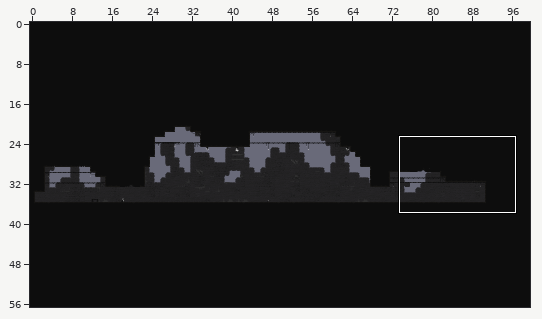
LDtk project, stored at Assets/4. Sprites/KJH/LDTK.ldtk. The picture above shows the old version from afar; the outline marks the close-up.
Close-up. Before the commit:
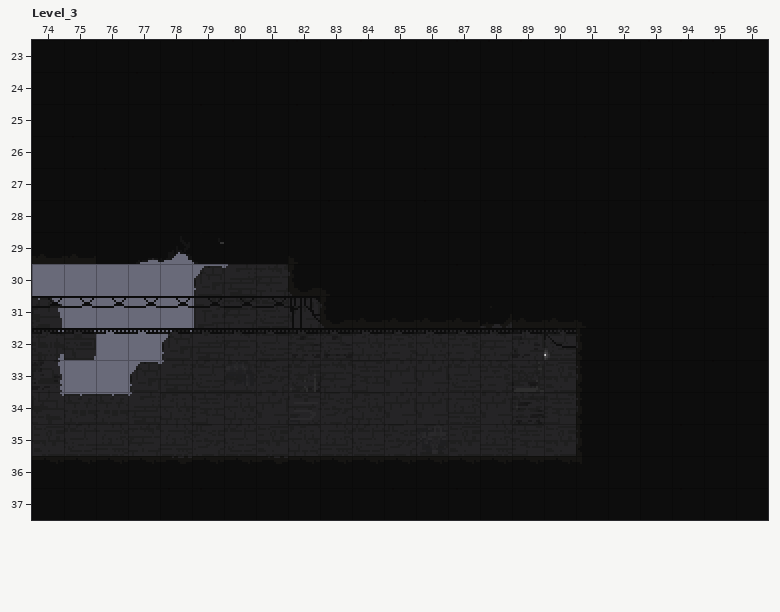
Cells are 16x16 px. Shown: Level_3 x 74..96, y 23..37.
The result:
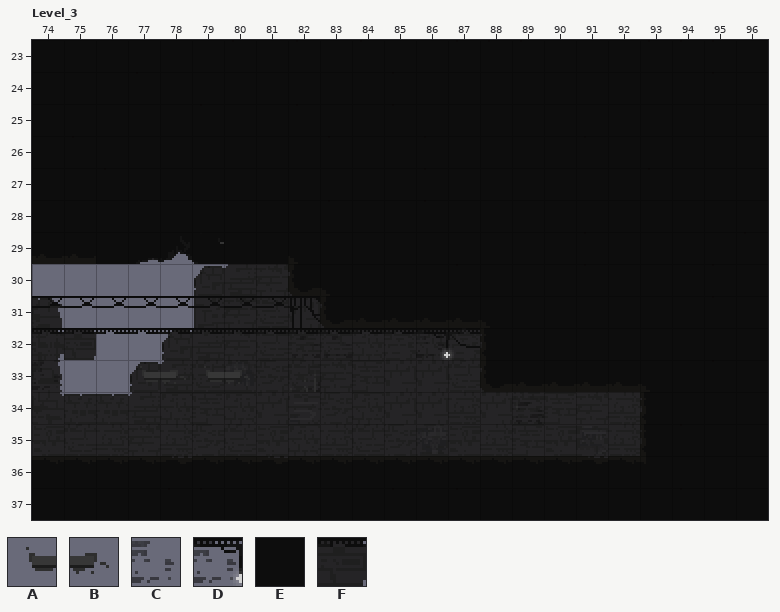
Key: from "DARK_Edition_Tileset": A 151, B 152, C 214, D 214 under 77; from "Ground": E 1 "Ground"; from "Wires": F 1 "Top".
_ is an empty cell.
Tiles replaced or removed in this view: C, E, F.
The edit:
Changed rows in their new state; . is an unchanged cell.
Layer "Tile":
first column x 77:
32 .........D.._
33 ABAB.........
Layer "Wires":
first column x 88:
32 ___
Layer "Ground":
first column x 88:
32 EEE..
33 EEE..
34 ...__
35 ...__
